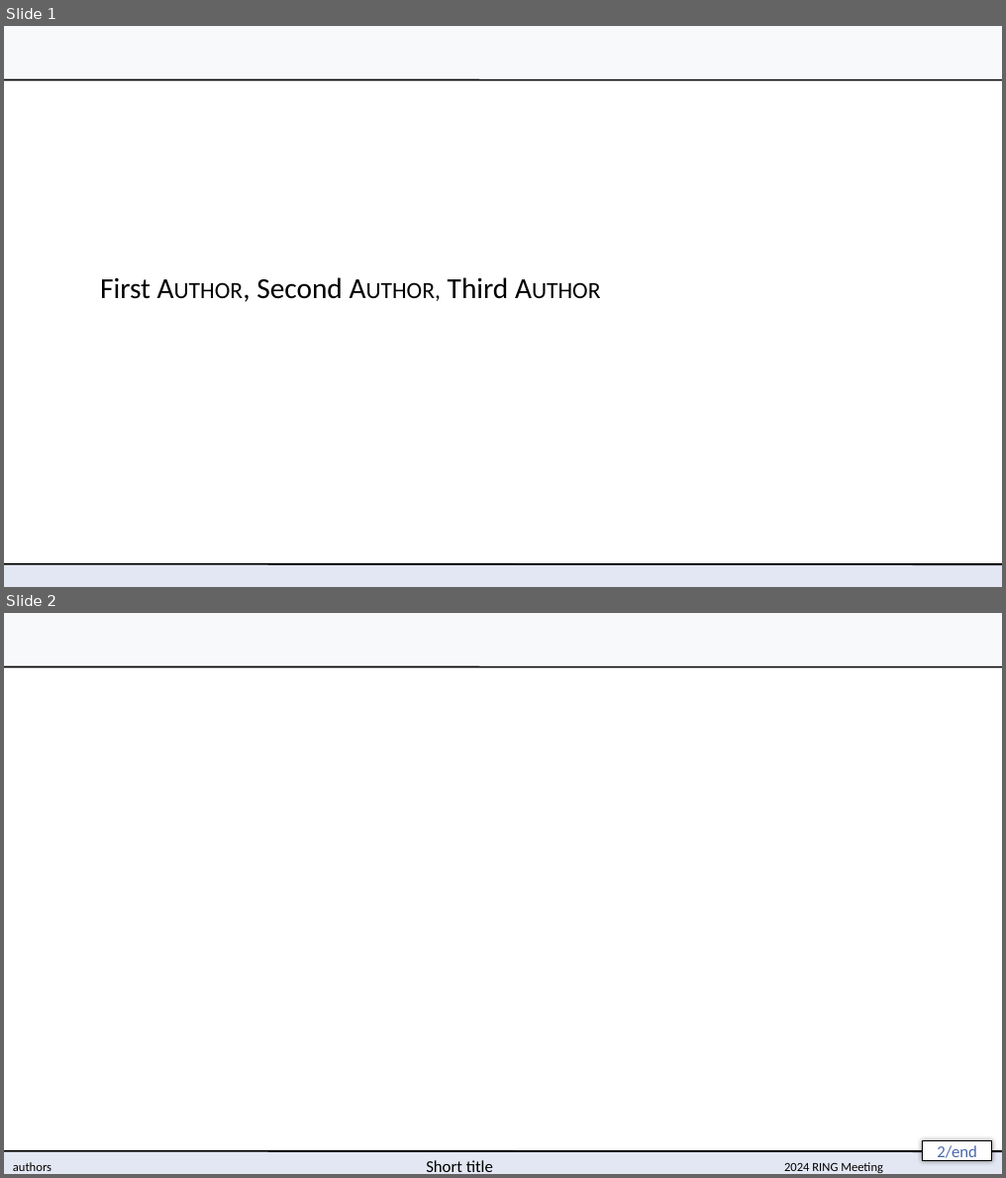
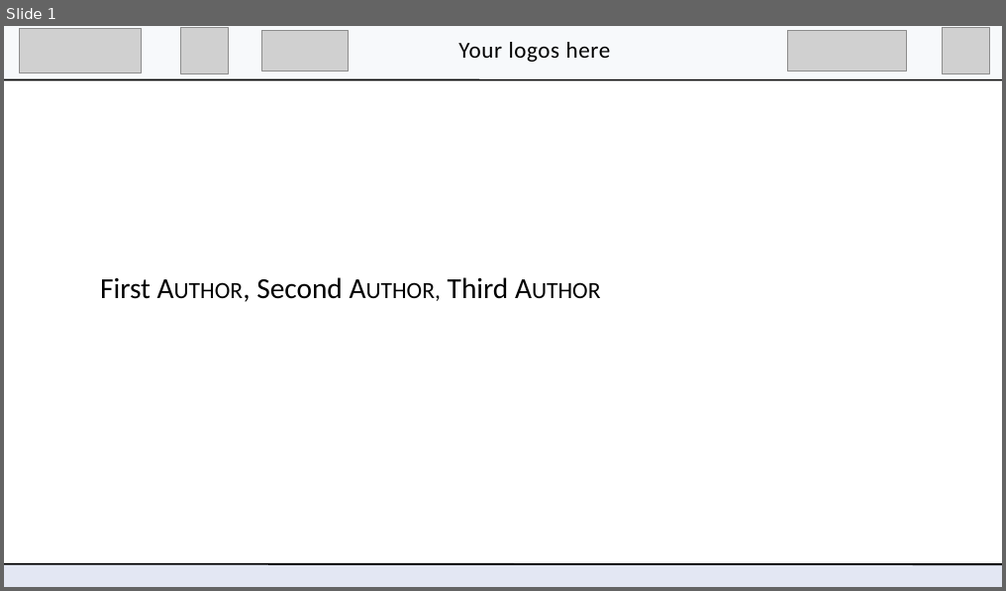
Before and after one commit to ring-papers/RINGMeeting_template, a slide deck: slides/RINGMeeting_slides.potx. Shown one above the other, each under a label of ours: slides 1 and 2 before the commit, slide 1 after it. The pictures are 1006x1178 and 1006x591 pixels, drawn with LibreOffice and Linux fonts; fonts in the diff are those of the drawing; grey boxes stand for pictures; background and template pictures are left out. Boxes give left, top, right and bottom in pixels: in the first picture for what was removed or moved away, otherwise in the second. Text is boxed around its words. In the diff, an @@ line names an element or a change of style, - is before the commit and + after.

```diff
--- a/slides/RINGMeeting_slides.potx
+++ b/slides/RINGMeeting_slides.potx
@@ slide 2 removed at bbox=[4, 613, 1002, 1174], background #FFFFFF; not listed: 4 template elements that a slide beside it also shows @@
@@ page number removed at bbox=[923, 1142, 991, 1161] @@
-2/end
@@ text removed at bbox=[13, 1162, 52, 1171] @@
-authors
@@ text removed at bbox=[426, 1160, 493, 1172] @@
-Short title
@@ text removed at bbox=[784, 1162, 883, 1173] @@
-2024 RING Meeting
@@ slide 1 changed as well @@
@@ picture added at bbox=[20, 28, 142, 73] @@
@@ picture added at bbox=[180, 28, 228, 75] @@
@@ picture added at bbox=[261, 30, 349, 71] @@
@@ text added at bbox=[458, 42, 611, 62], 22 pt, text #000000 @@
+Your logos here
@@ picture added at bbox=[788, 30, 907, 71] @@
@@ picture added at bbox=[943, 28, 989, 75] @@
```
Also in this commit, not shown: 1 other slide changed, 1 slide added, 8 other files.
